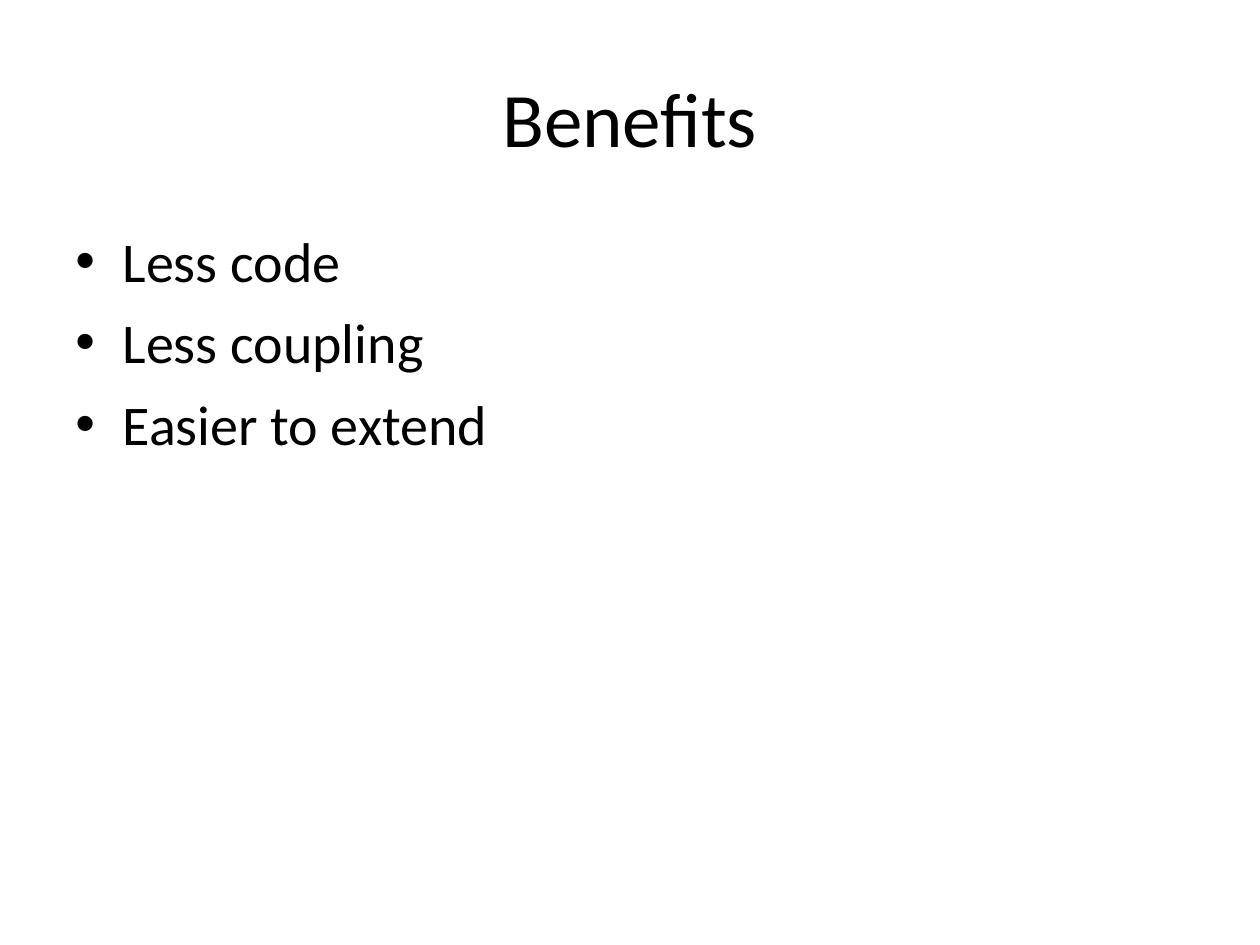
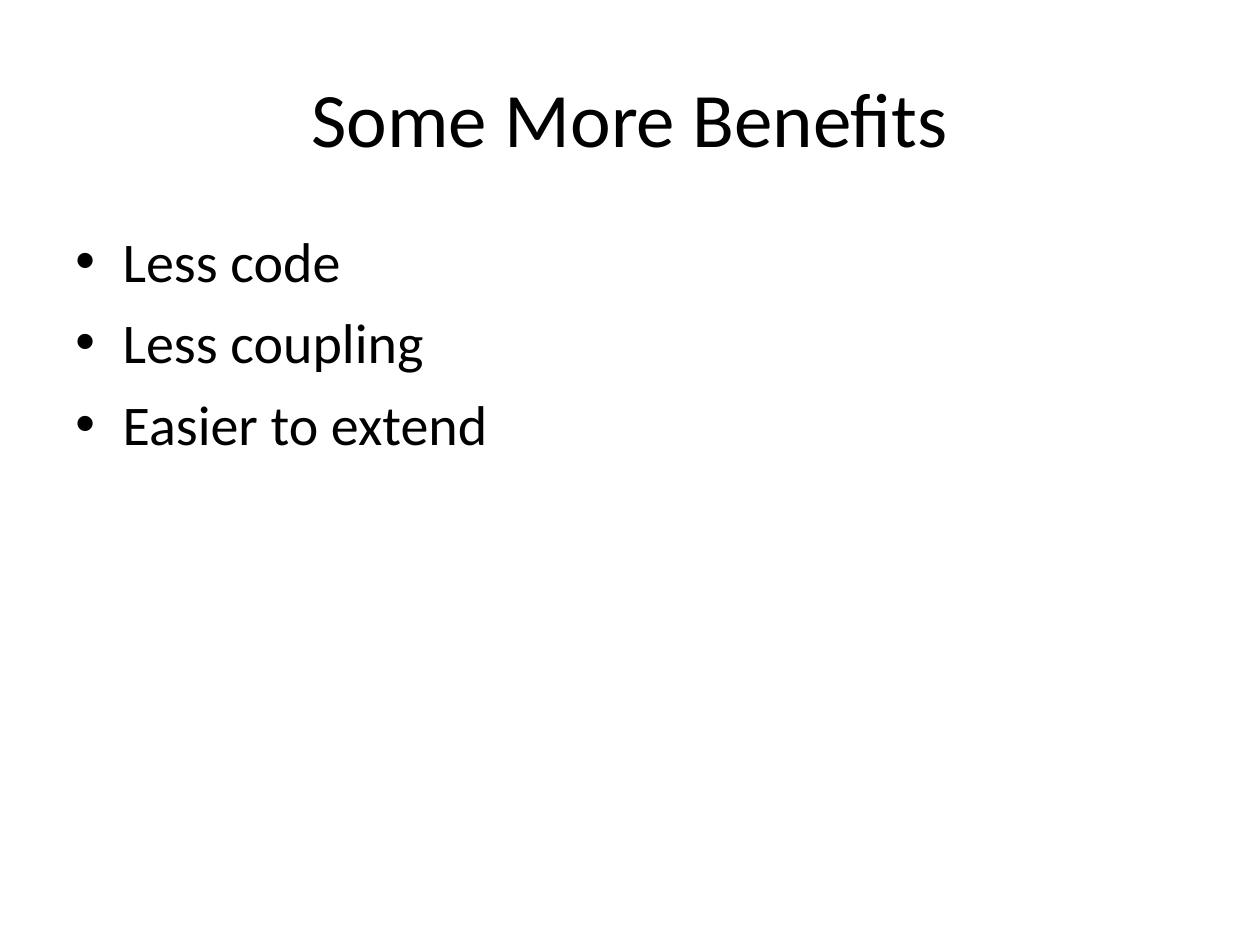
Before and after one commit to kamyu104/GofPatterns, a slide deck: slide 41 of Effective patterns.ppt (slide 40 before the commit). Drawn at 1260x945 pixels with LibreOffice and Linux fonts; fonts in the diff are those of the drawing. Boxes give left, top, right and bottom in pixels: in the first picture for what was removed or moved away, otherwise in the second. Text is boxed around its words. In the diff, an @@ line names an element or a change of style, - is before the commit and + after.

```diff
--- a/Effective patterns.ppt
+++ b/Effective patterns.ppt
@@ title at (312,93,948,148): text changed @@
-Benefits
+Some More Benefits
```
Also in this commit, not shown: 3 other slides changed, 8 slides added, 5 slides removed, 3 other files.
